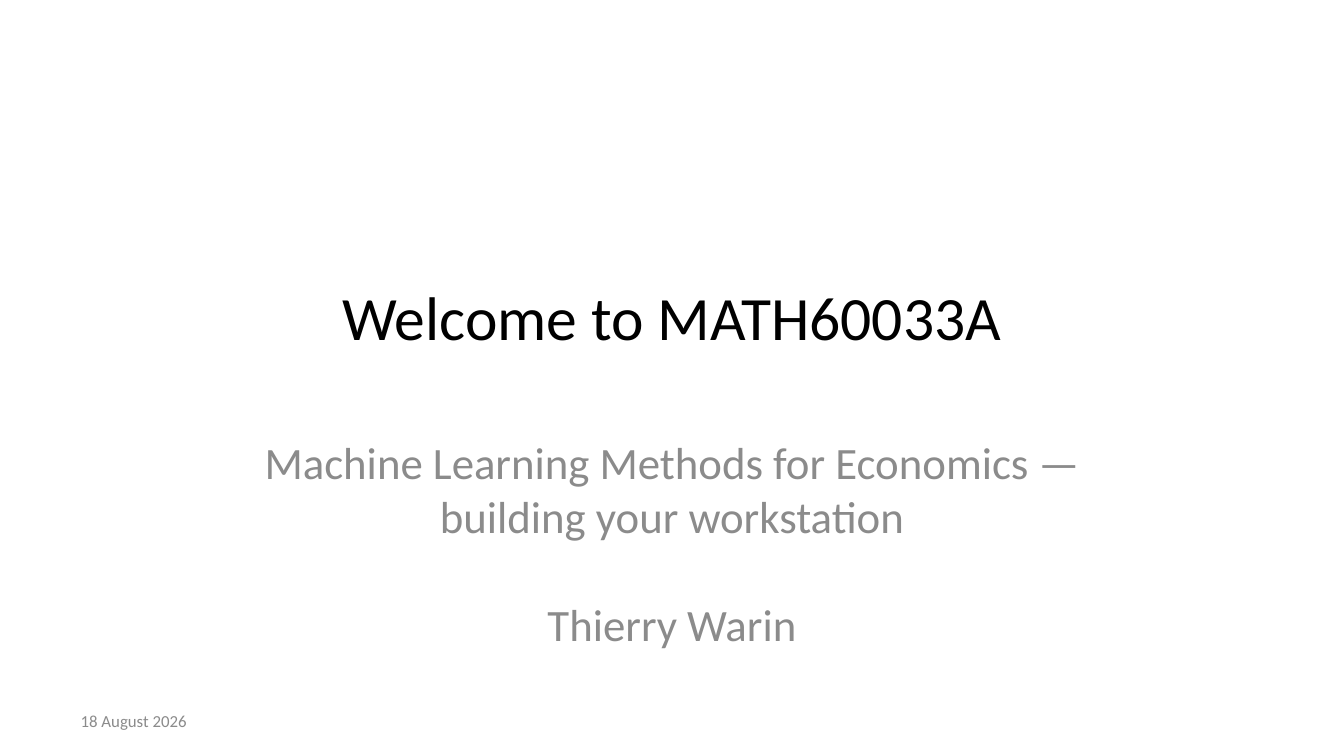
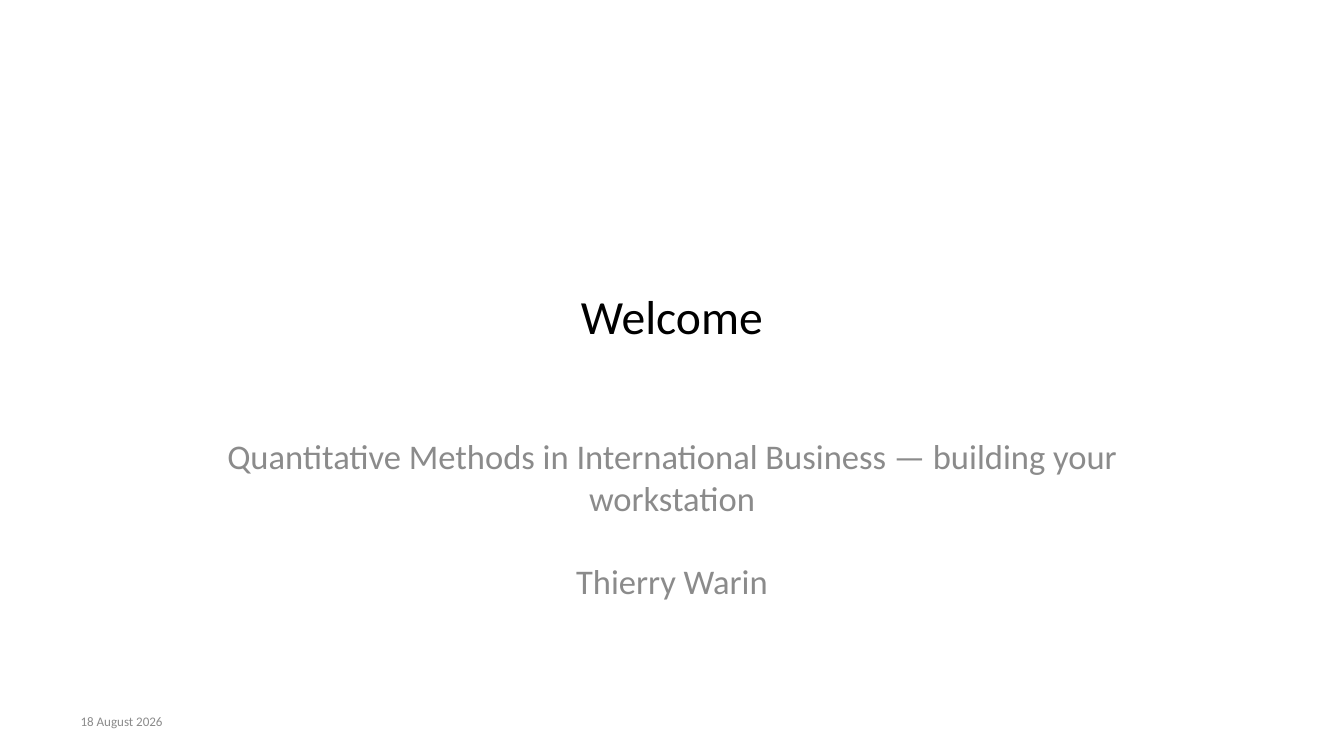
Before and after one commit to warint/quantitative-methods, a slide deck: slide 1 of 01-foundations-scenarios-and-tools/00-pre-session/slides-welcome-and-setup.pptx. Drawn at 1344x756 pixels with LibreOffice and Linux fonts; fonts in the diff are those of the drawing. Boxes give left, top, right and bottom in pixels: in the first picture for what was removed or moved away, otherwise in the second. Text is boxed around its words. In the diff, an @@ line names an element or a change of style, - is before the commit and + after.

```diff
--- a/01-foundations-scenarios-and-tools/00-pre-session/slides-welcome-and-setup.pptx
+++ b/01-foundations-scenarios-and-tools/00-pre-session/slides-welcome-and-setup.pptx
@@ title at [581, 301, 763, 335]: text changed; size 33 to 25.5 pt @@
-Welcome to MATH60033A
+Welcome
@@ subtitle at [227, 445, 1117, 600]: text changed; size 24 to 18.5 pt @@
-Machine Learning Methods for Economics — building your workstation
-Thierry Warin
+Quantitative Methods in International Business — building your workstation
+Thierry Warin
@@ text "18 August 2026" at [81, 717, 162, 728]: size 9 to 7 pt @@
```
Also in this commit, not shown: 46 other slides changed, 12 slides removed, 44 other files.
